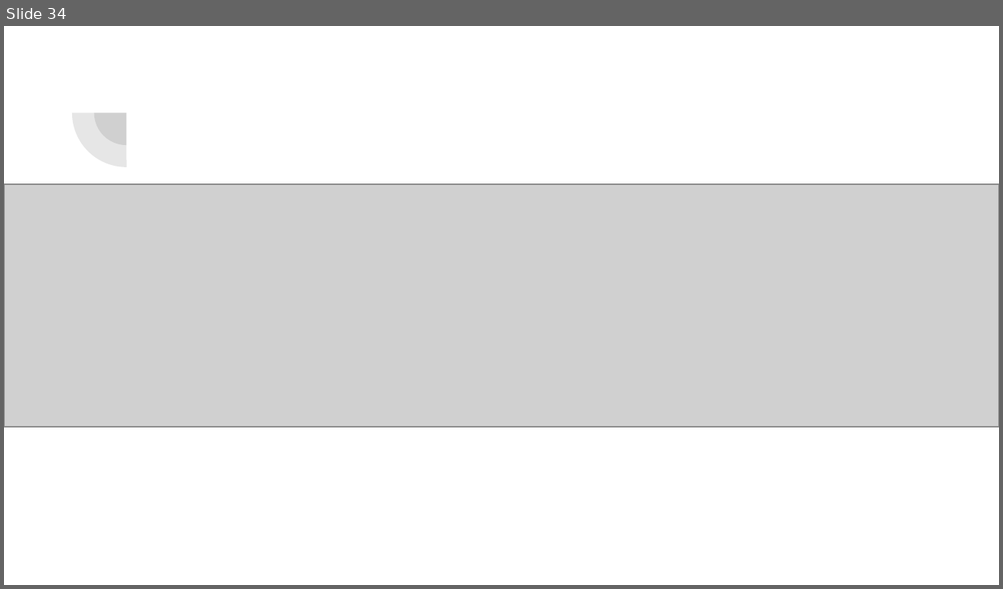
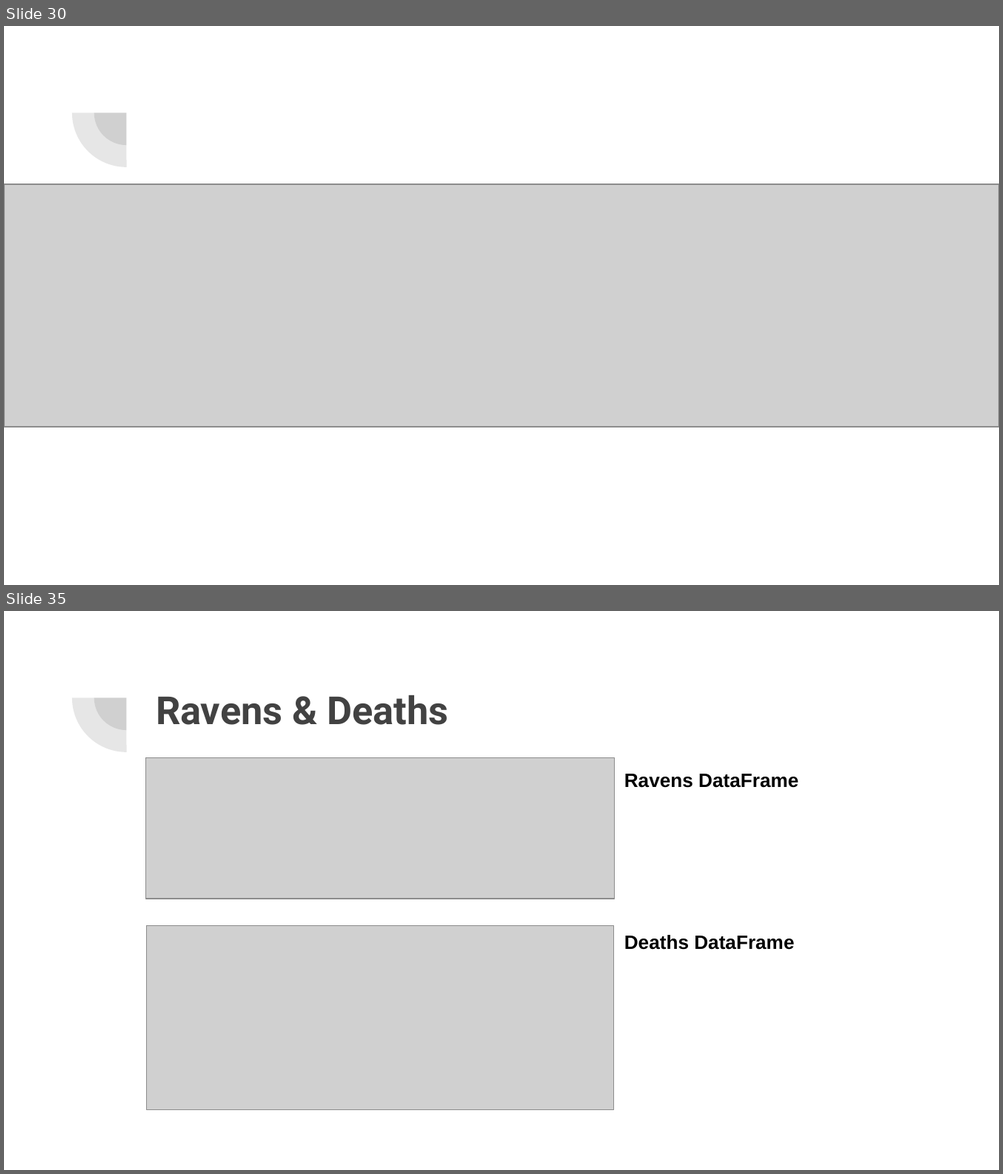
Before and after one commit to nix1228/Retro-Fireballs, a slide deck: Presentation/Retro Fireballs.pptx. Shown one above the other, each under a label of ours: slide 34 before the commit, slides 30 and 35 after it; the slides between them are not shown. The pictures are 1003x589 and 1003x1174 pixels, drawn with LibreOffice and Linux fonts; fonts in the diff are those of the drawing; grey boxes stand for pictures. Boxes give left, top, right and bottom in pixels: in the first picture for what was removed or moved away, otherwise in the second. Text is boxed around its words. In the diff, an @@ line names an element or a change of style, - is before the commit and + after.

```diff
--- a/Presentation/Retro Fireballs.pptx
+++ b/Presentation/Retro Fireballs.pptx
@@ slide 35 added at <box>4,611,999,1170</box>, background #FFFFFF; not listed: 2 template elements that a slide beside it also shows @@
@@ title added at <box>156,695,449,725</box>, 28 pt, text #424242, bold @@
+Ravens & Deaths
@@ picture added at <box>146,758,614,900</box> @@
@@ text added at <box>624,774,798,950</box>, 14 pt, text #000000, bold @@
+Ravens DataFrame
+Deaths DataFrame
@@ picture added at <box>146,926,614,1111</box> @@
@@ what was slide 34 is now slide 30 @@
```
Also in this commit, not shown: 1 slide changed, 7 other slides added.
